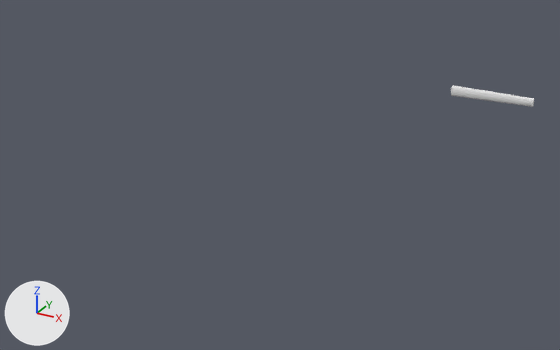
Two versions of the Blender file Assets/guitarNeck_01.blend, one commit apart.
Rendered twice from a camera (50 mm lens) standing at (51.2, -293.4, 93.5) and looking at (-61.8, -87.9, -9.3). The axes (+X, +Y, +Z) are drawn at lower left. The lights are the same throughout. The same objects are shown in both versions, whatever each file hides.
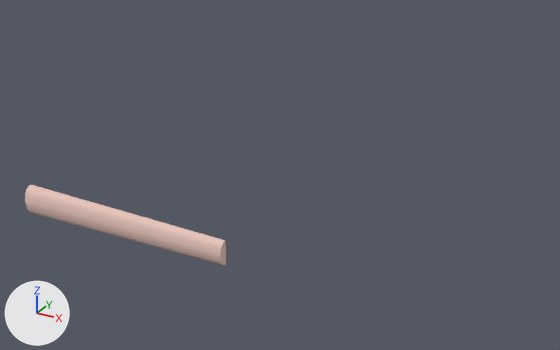
Edits to the scene script, one JSON object a line:
```json
{"op": "add", "block": "mat_fretboard_matl", "code": ["mat_fretboard_matl = diffuse_material('fretboard-matl')", "mat_fretboard_matl.base_color = (0.8, 0.561, 0.506)  # pink #e7c5bd"]}
{"block": "me_cube_001", "where": "me_cube_001.from_pydata(...)  # 28 vertices, 15 faces; spans x -32.1..-0.1, y -1.0..0.2, z -2.1..0.0"}
{"op": "add", "block": "me_cube_001", "code": "me_cube_001.materials.append(mat_fretboard_matl)  # pink #e7c5bd"}
{"op": "set", "path": "ob_cube_001.location", "old": "(0.0, 0.0, 0.0)", "new": "(-40.7, -154.0, -0.2)"}
{"op": "set", "path": "ob_cube_001.scale", "old": "(1.0, 1.0, 1.0)", "new": "(2.0, 2.0, 2.0)"}
```

Boxes (x1, y1, x2, y2) around the edits, measured in the pictures (560 x 350 px):
```json
{"object": "Cube.001", "change": "recoloured, moved, rescaled", "before": [451, 85, 534, 107], "after": [25, 185, 226, 265], "on screen": "140% wider, 252% taller"}
```
